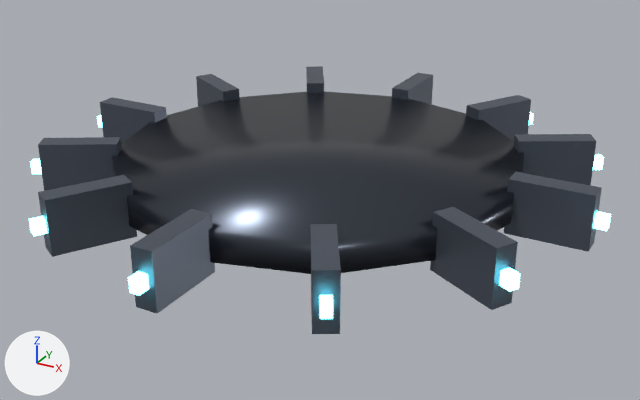
Before and after pictures for a commit that changed the Blender file assets/source/prop_spire_collar.blend.
The view is the same before and after, from a 50 mm camera at (6.82, -12.36, 5.52) aimed at (0.14, -0.2, -0.56). Lighting does not change. The marker at lower left points along +X, +Y and +Z. The picture after the commit comes second.

Objects in the first picture: 'prop_spire_collar'.
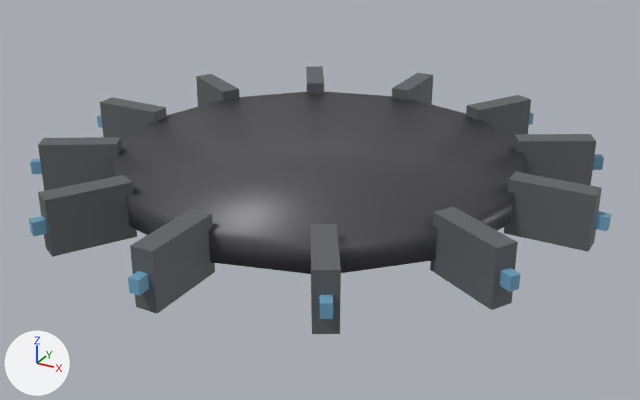
Boxes (x1, y1, x2, y2) around the edits, measured in the pictures (640 x 400 px):
```json
{"object": "prop_spire_collar", "change": "surface changed, recoloured", "before": [29, 66, 611, 334], "after": [29, 66, 611, 334]}
```

Edits to the scene script, one JSON object a line:
```json
{"op": "set", "path": "mat_ns_body_dark.metallic", "old": "0.66", "new": "0.18"}
{"op": "set", "path": "mat_ns_body_dark.roughness", "old": "0.42", "new": "0.62"}
{"op": "remove", "block": "mat_ns_energy_cyan", "code": "mat_ns_energy_cyan.emission_color = (0.17, 0.91, 1.0)  # cyan #73f5ff"}
{"op": "remove", "block": "mat_ns_energy_cyan", "code": "mat_ns_energy_cyan.emission_strength = 6.0"}
{"op": "set", "path": "mat_ns_trim.base_color", "old": "(0.06, 0.07, 0.09)", "new": "(0.09, 0.09, 0.1)", "note": "greyish blue #454b55 -> dark grey #555559"}
{"op": "set", "path": "mat_ns_trim.metallic", "old": "0.85", "new": "0.3"}
{"op": "set", "path": "mat_ns_trim.roughness", "old": "0.28", "new": "0.44"}
```
